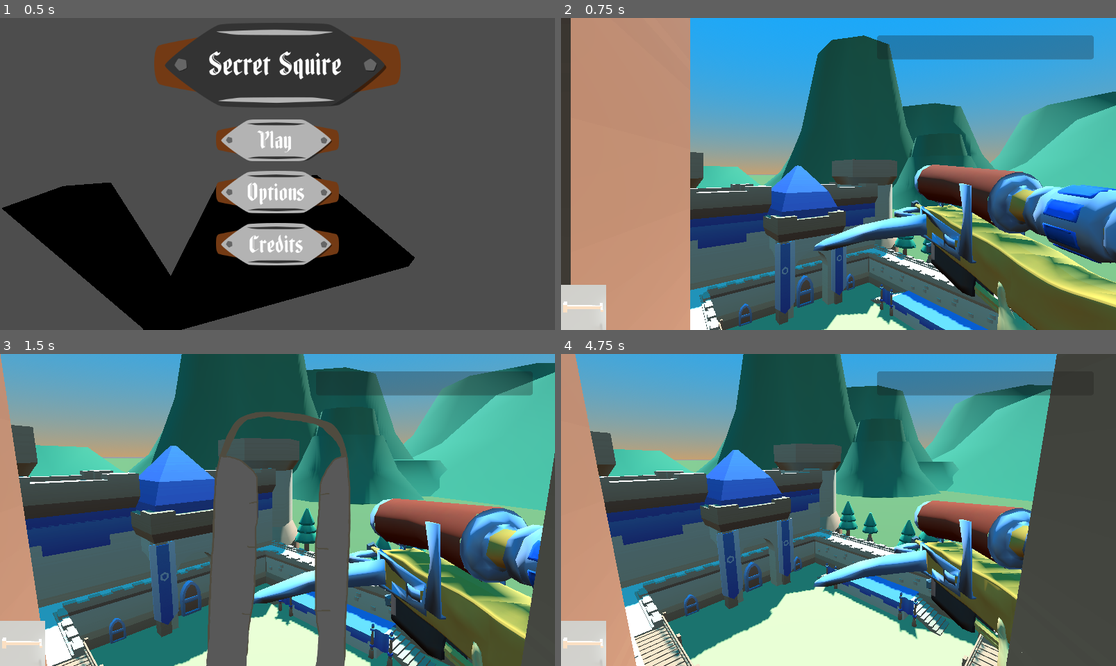
Above: before the commit, frames 1-4 (two rows, left to right).
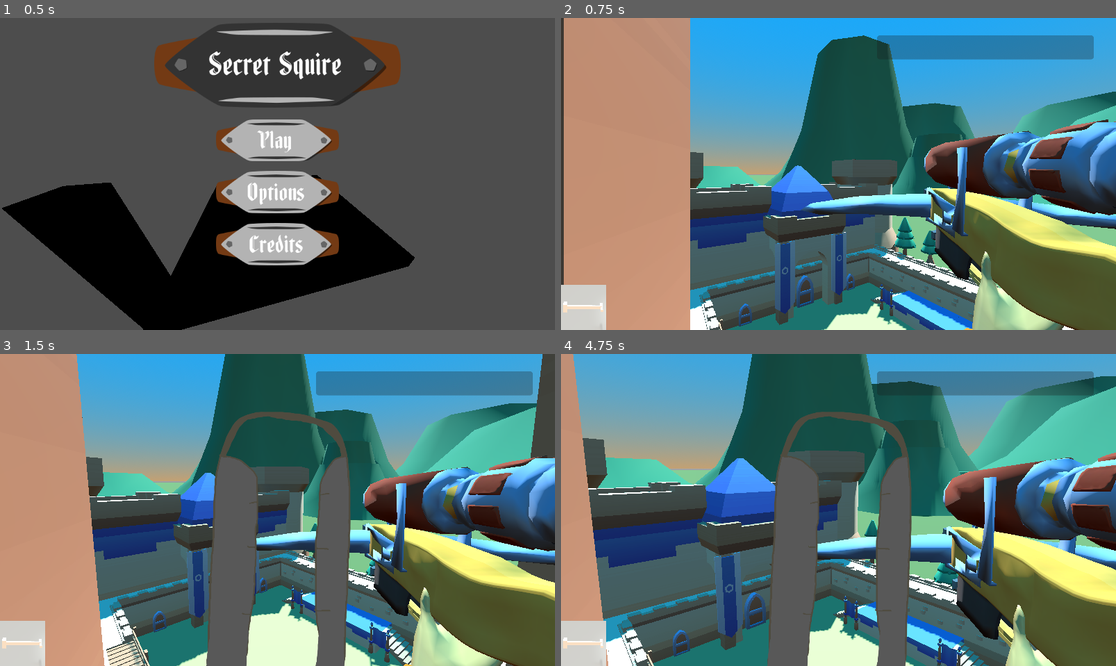
Above: after the commit, the same moments.

Repository: CodeyWinslow/brackeys_2025_1
Game: Godot game, scene res://scenes/start_scene.tscn
Same seed, same stepped clock (60 frames per second), same inputs: the game is played once before the commit and once after it.
Inputs (mouse positions are in pixels of both pictures, inside the frame that each line leads up to):
- Up to frame 1 (0.5 s): no input
- Up to frame 2 (0.75 s): click "Play" at 0.5 s
- Up to frame 3 (1.5 s): tap Enter at 1.25 s; move the mouse to (305, 510) at 1.27 s; hold Up from 1.28 s (still down); hold Right mouse button (zoom) from 1.28 s (still down)
- Up to frame 4 (4.75 s): keep holding Up; tap Space at 2, 4.25 s; move the mouse to (810, 510) at 2.02 s; release Right mouse button (zoom) at 2.03 s; click (810, 510) at 2.1 s; right-click (810, 510) at 2.3 s; move the mouse to (849, 503) at 2.77 s; hold Right mouse button (zoom) 2.78-3.53 s; tap Enter at 3.5 s; move the mouse to (832, 516) at 3.52 s; tap Mouse wheel up (zoom_in) at 3.6 s; right-click (832, 516) at 3.8 s; move the mouse to (877, 513) at 4.27 s; hold Mouse wheel down (zoom_out) from 4.28 s (still down); right-click (877, 513) at 4.55 s

Frame 1 is identical in both runs. In frame 2, 21% of the frame differs, in the area x 0-100%, y 0-100%; in frame 3, 63%; in frame 4, 61%.

Commit message:
Updated crossbow to be tiny, adjusted zoom mode to toggle, adjusted zoom levels, arrows have 2 minute life time

Diff:
--- a/godot/brackeyssnipergame/prefabs/player.tscn
+++ b/godot/brackeyssnipergame/prefabs/player.tscn
@@ -9,6 +9,10 @@
 
 [node name="Camera3D" type="Camera3D" parent="."]
 fov = 65.0
+near = 0.01
 
 [node name="Crossbow" parent="Camera3D" instance=ExtResource("2_bjgpu")]
-transform = Transform3D(-0.995829, -0.0500247, -0.0762969, -0.0563922, 0.994892, 0.0837245, 0.0717189, 0.0876779, -0.993564, 0.351148, -0.19229, -0.387262)
+transform = Transform3D(-0.0995747, 0.00302081, 0.00870364, 0.00348517, 0.0998021, 0.0052336, -0.00852832, 0.00551467, -0.0994829, 0.028, -0.012, -0.032)
+
+[editable path="Camera3D/Crossbow"]
+[editable path="Camera3D/Crossbow/crossbow"]
--- a/godot/brackeyssnipergame/scripts/arrow_base.gd
+++ b/godot/brackeyssnipergame/scripts/arrow_base.gd
@@ -1,6 +1,8 @@
 extends RigidBody3D
 
-@export var launch_force = 20.0
+var launch_force = 200.0
+var current_time = 0
+var lifetime = 100 #seconds
 @export var smoke_emitter : CPUParticles3D
 
 var stuck := false
@@ -12,6 +14,12 @@
 	continuous_cd = true  # Enable continuous collision detection
 	contact_monitor = true
 	max_contacts_reported = 1
+
+func _process(delta: float) -> void:
+	if stuck:
+		current_time += delta
+		if current_time > lifetime:
+			queue_free()
 
 func fire_arrow():
 	# Apply impulse in the given direction
--- a/godot/brackeyssnipergame/scripts/player.gd
+++ b/godot/brackeyssnipergame/scripts/player.gd
@@ -3,7 +3,7 @@
 
 @export var camera : Camera3D
 
-var mouse_sensitivity = 0.15
+var mouse_sensitivity = 0.10
 
 signal zoom_state_changed(is_zoomed: bool)
 
@@ -17,13 +17,18 @@
 var max_yaw = 90
 
 #zoom:
-var zoom_speed : float = 5.0  # Speed of zoom
-var min_fov : float = 30.0    # Minimum zoom (field of view)
-var max_fov : float = target_fov    # Maximum zoom (field of view)
+var zoom_speed : float = 10.0  # Speed of zoom
+var min_fov : float = 20.0    # Minimum zoom (field of view)
+var max_fov : float = 65.0    # Maximum zoom (field of view)
 
 # Called when the node enters the scene tree for the first time.
 func _ready() -> void:
 	Input.set_mouse_mode(Input.MOUSE_MODE_CAPTURED)
+
+func _process(delta: float) -> void:
+	# Smoothly transition FOV
+	if zoom_enabled:
+		camera.fov = lerp(camera.fov, target_fov, 0.1)  # Smooth transition (adjust the lerp speed)
 
 func _unhandled_input(event) -> void:
 	if event is InputEventMouseMotion:
@@ -51,17 +56,11 @@
 			# Zoom out (increase FOV)
 			target_fov = min(target_fov + zoom_speed, max_fov)
 
-	# Smoothly transition FOV
-	camera.fov = lerp(camera.fov, target_fov, 0.1)  # Smooth transition (adjust the lerp speed)
-
 	if event.is_action_pressed("zoom"):
-		print("Zoom pressed")
-		zoom_enabled = true
-		zoom_state_changed.emit(true)
-		target_fov = max_fov - 10
-		camera.fov = target_fov
-	elif event.is_action_released("zoom"):
-		zoom_enabled = false
-		zoom_state_changed.emit(false)
-		target_fov = max_fov
-		camera.fov = target_fov
+		zoom_enabled = !zoom_enabled
+		if zoom_enabled:
+			zoom_state_changed.emit(true)
+			camera.fov = target_fov
+		else:
+			zoom_state_changed.emit(false)
+			camera.fov = max_fov
Binary file changed: godot/brackeyssnipergame/assets/meshes/crossbow.bin
Not shown, changed: godot/brackeyssnipergame/assets/meshes/crossbow.gltf
